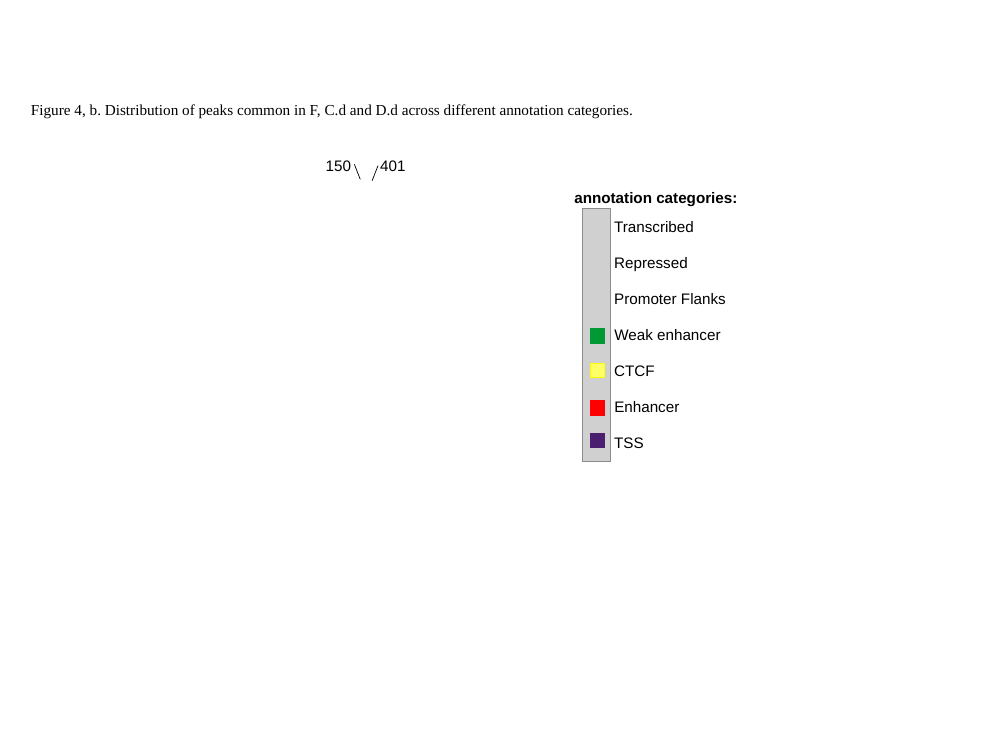
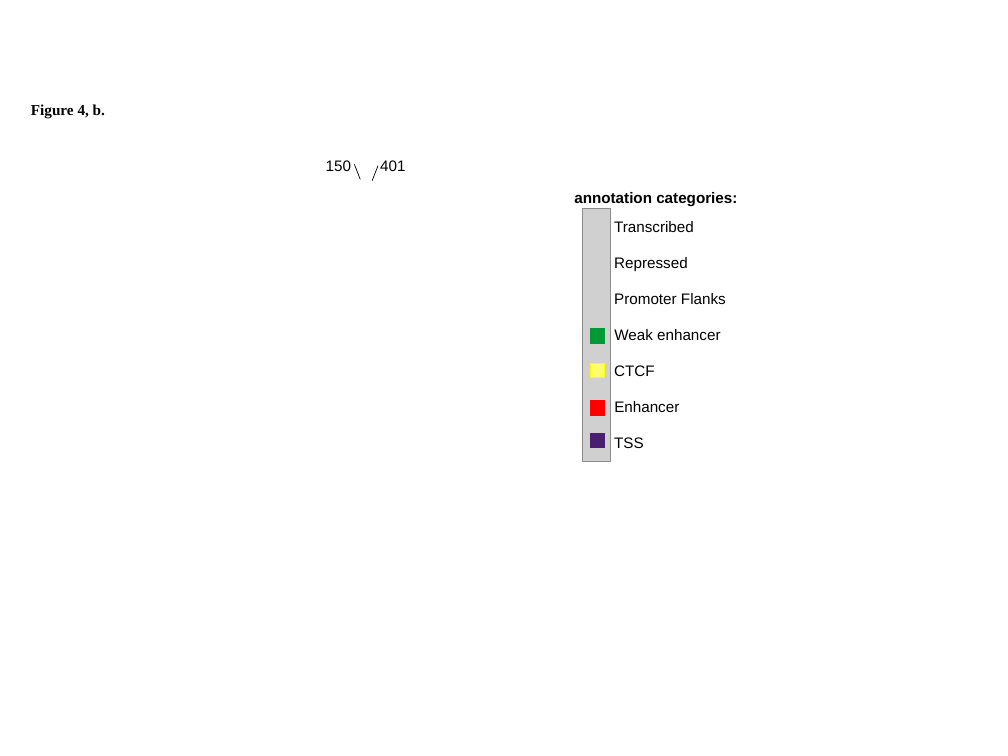
Before and after one commit to jknightlab/ATACseq_pipeline, a slide deck: slide 9 of Core_manuscript/Paper/Figures/ATAC_figures.odp (slide 10 before the commit). Drawn at 1008x756 pixels with LibreOffice and Linux fonts; fonts in the diff are those of the drawing; grey boxes stand for pictures. Boxes give left, top, right and bottom in pixels: in the first picture for what was removed or moved away, otherwise in the second. Text is boxed around its words. In the diff, an @@ line names an element or a change of style, - is before the commit and + after.

Commit message:
main and supplementary figures for the text

```diff
--- a/Core_manuscript/Paper/Figures/ATAC_figures.odp
+++ b/Core_manuscript/Paper/Figures/ATAC_figures.odp
@@ text removed at (x1=31, y1=104, x2=633, y2=119) @@
-Figure 4, b. Distribution of peaks common in F, C.d and D.d across different annotation categories.
@@ text added at (x1=31, y1=104, x2=105, y2=119), 12 pt, text #000000, bold @@
+Figure 4, b.
```
Also in this commit, not shown: 16 other slides changed, 22 slides removed, 1 other file.
